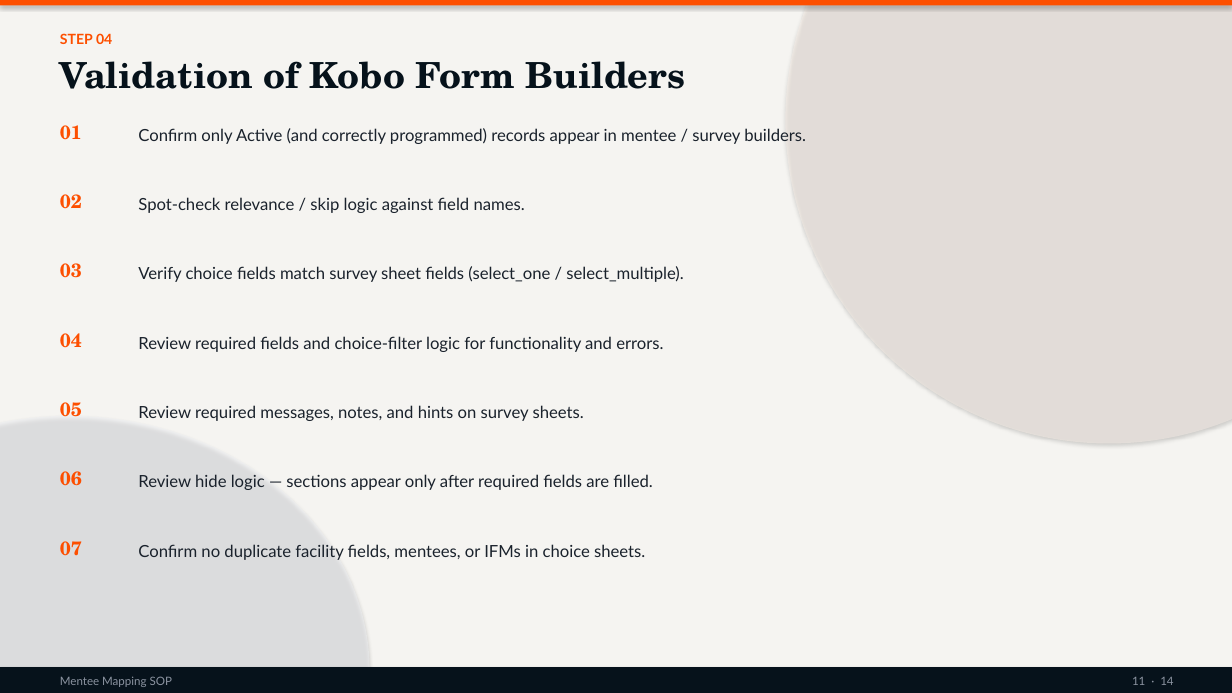
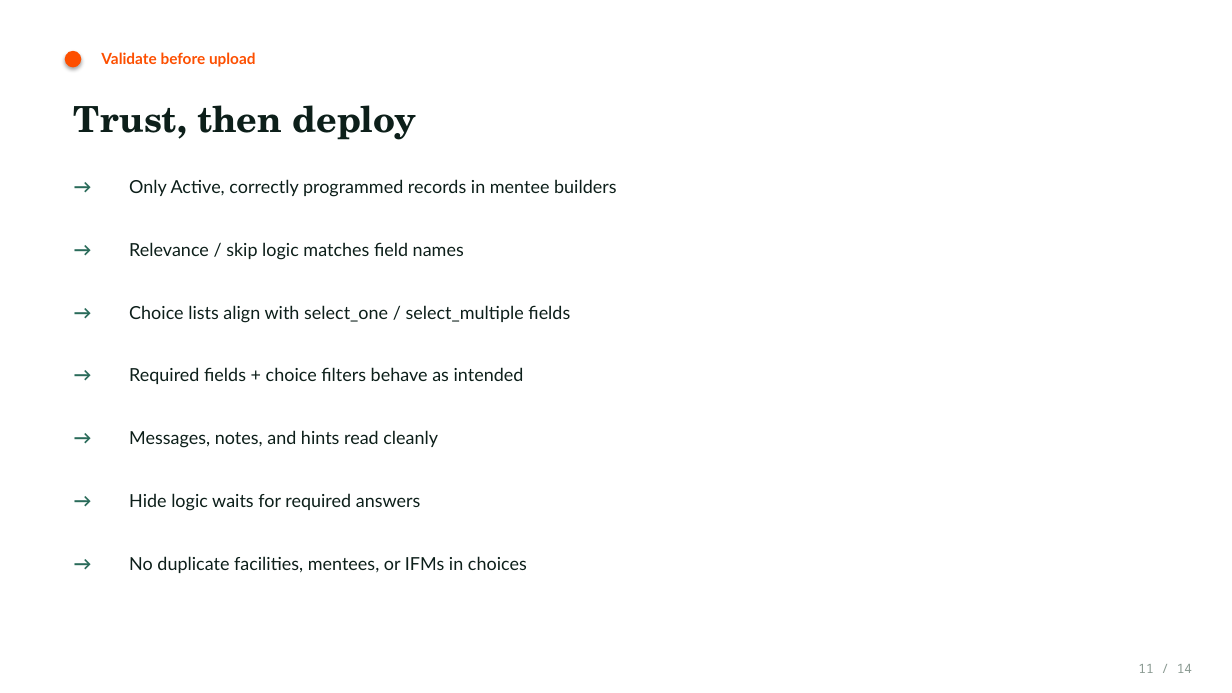
Before and after one commit to kakaijacob/Special-Operations-Schema, a slide deck: slide 11 of docs/Mentee_Mapping_SOP.pptx. Drawn at 1232x693 pixels with LibreOffice and Linux fonts; fonts in the diff are those of the drawing; background and template pictures are left out. Boxes give left, top, right and bottom in pixels: in the first picture for what was removed or moved away, otherwise in the second. Text is boxed around its words. In the diff, an @@ line names an element or a change of style, - is before the commit and + after.

```diff
--- a/docs/Mentee_Mapping_SOP.pptx
+++ b/docs/Mentee_Mapping_SOP.pptx
@@ rectangle removed at [0,0,1232,693] @@
@@ rectangle removed at [0,0,1232,6] @@
@@ ellipse removed at [786,0,1232,444] @@
@@ text removed at [60,33,112,44] @@
-STEP 04
@@ ellipse added at [65,51,81,67], fill #FD4F00 @@
@@ text added at [101,52,256,67], 12 pt, text #FD4F00, bold @@
+Validate before upload
@@ text removed at [60,61,686,89] @@
-Validation of Kobo Form Builders
@@ text added at [74,105,416,140], 28 pt, text #0D1F1A, bold @@
+Trust, then deploy
@@ text removed at [60,125,82,140] @@
-01
@@ text added at [65,171,111,203], 14 pt, text #2A6B5A, bold @@
+→
@@ text at [129,179,617,197]: text changed; size 13 to 14 pt; text colour #1A222C to #0D1F1A @@
-Confirm only Active (and correctly programmed) records appear in mentee / survey builders.
+Only Active, correctly programmed records in mentee builders
@@ text removed at [60,194,82,209] @@
-02
@@ text added at [65,234,111,266], 14 pt, text #2A6B5A, bold @@
+→
@@ text removed at [60,263,82,278] @@
-03
@@ text at [129,242,464,260]: text changed; size 13 to 14 pt; text colour #1A222C to #0D1F1A @@
-Spot-check relevance / skip logic against field names.
+Relevance / skip logic matches field names
@@ text added at [65,297,111,329], 14 pt, text #2A6B5A, bold @@
+→
@@ text at [129,305,570,323]: text changed; size 13 to 14 pt; text colour #1A222C to #0D1F1A @@
-Verify choice fields match survey sheet fields (select_one / select_multiple).
+Choice lists align with select_one / select_multiple fields
@@ text removed at [60,333,82,348] @@
-04
@@ text added at [65,360,111,392], 14 pt, text #2A6B5A, bold @@
+→
@@ text at [129,367,524,384]: text changed; size 13 to 14 pt; text colour #1A222C to #0D1F1A @@
-Review required fields and choice-filter logic for functionality and errors.
+Required fields + choice filters behave as intended
@@ ellipse removed at [0,416,370,693] @@
@@ text removed at [60,402,82,417] @@
-05
@@ text added at [65,422,111,455], 14 pt, text #2A6B5A, bold @@
+→
@@ text at [129,430,438,448]: text changed; size 13 to 14 pt; text colour #1A222C to #0D1F1A @@
-Review required messages, notes, and hints on survey sheets.
+Messages, notes, and hints read cleanly
@@ text removed at [60,471,82,486] @@
-06
@@ text added at [65,485,111,518], 14 pt, text #2A6B5A, bold @@
+→
@@ text at [129,493,421,511]: text changed; size 13 to 14 pt; text colour #1A222C to #0D1F1A @@
-Review hide logic — sections appear only after required fields are filled.
+Hide logic waits for required answers
@@ text removed at [60,541,82,556] @@
-07
@@ text added at [65,548,111,580], 14 pt, text #2A6B5A, bold @@
+→
@@ text at [129,556,527,573]: text changed; size 13 to 14 pt; text colour #1A222C to #0D1F1A @@
-Confirm no duplicate facility fields, mentees, or IFMs in choice sheets.
+No duplicate facilities, mentees, or IFMs in choices
@@ rectangle removed at [0,667,1232,693] @@
@@ text removed at [60,676,172,687] @@
-Mentee Mapping SOP
@@ text at [1138,664,1192,673]: text changed; size 9 to 10 pt; font Lato to Noto Sans Mono; text colour #8B93A0 to #8A9A92 @@
-11 · 14
+11 / 14
```
Also in this commit, not shown: 7 other slides changed, 6 slides added, 6 slides removed, 9 other files.
